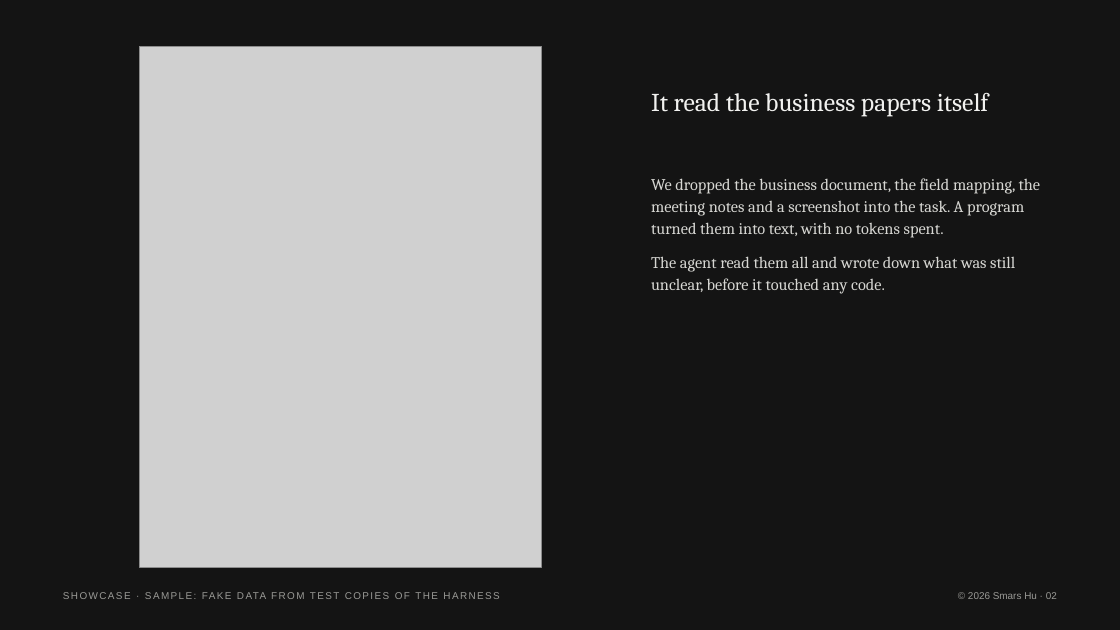
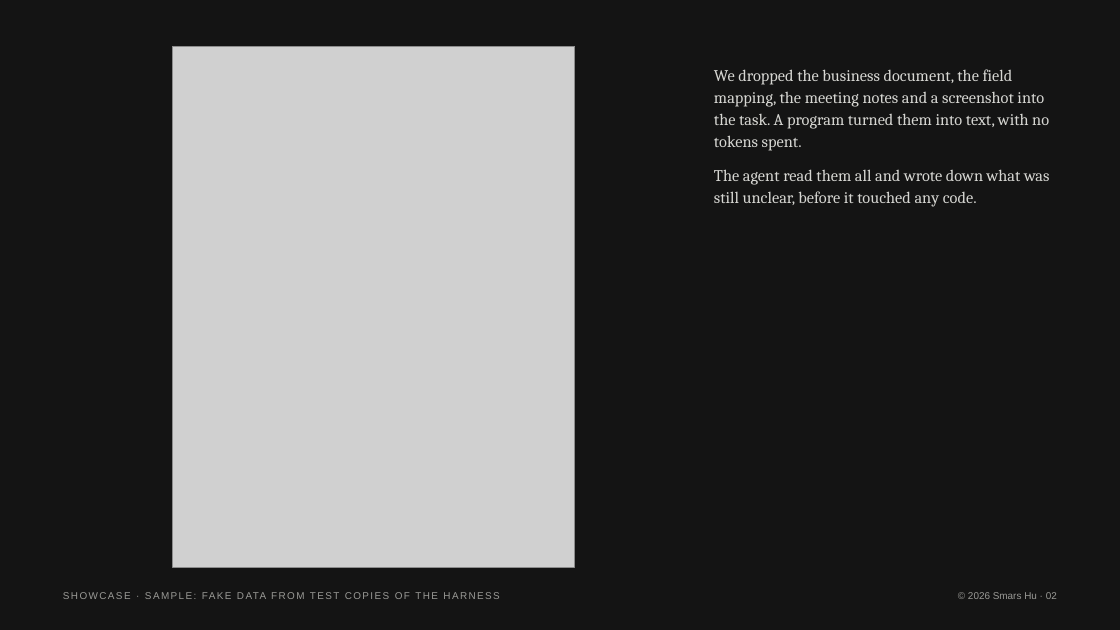
Before and after one commit to Smars-Bin-Hu/ai-exploration, a slide deck: slide 2 of Showcase/Real Tasks/_template/Sample (fake data).pptx. Drawn at 1120x630 pixels with LibreOffice and Linux fonts; fonts in the diff are those of the drawing; grey boxes stand for pictures. Boxes give left, top, right and bottom in pixels: in the first picture for what was removed or moved away, otherwise in the second. Text is boxed around its words. In the diff, an @@ line names an element or a change of style, - is before the commit and + after.

```diff
--- a/Showcase/Real Tasks/_template/Sample (fake data).pptx
+++ b/Showcase/Real Tasks/_template/Sample (fake data).pptx
@@ picture: place and size @@
-picture at box(139, 46, 542, 567)
+picture at box(173, 46, 576, 567)
@@ text "We dropped the business document, ..." rewrapped from box(651, 178, 1041, 294) to box(714, 69, 1050, 207) @@
@@ text removed at box(651, 93, 989, 116) @@
-It read the business papers itself
```
Also in this commit, not shown: 5 other slides changed, 53 other files.
